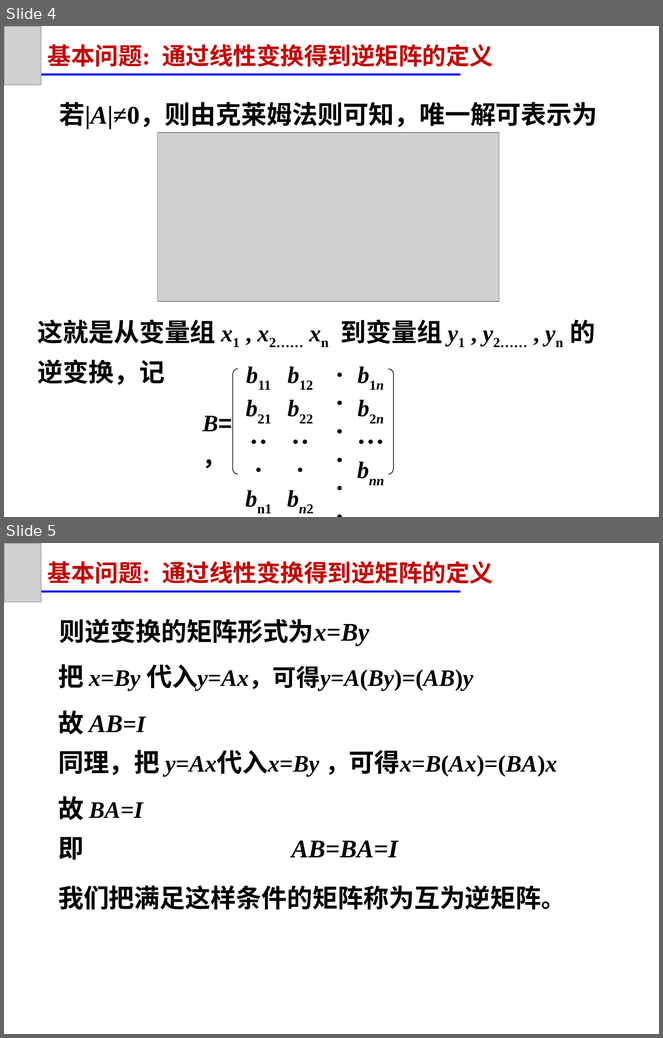
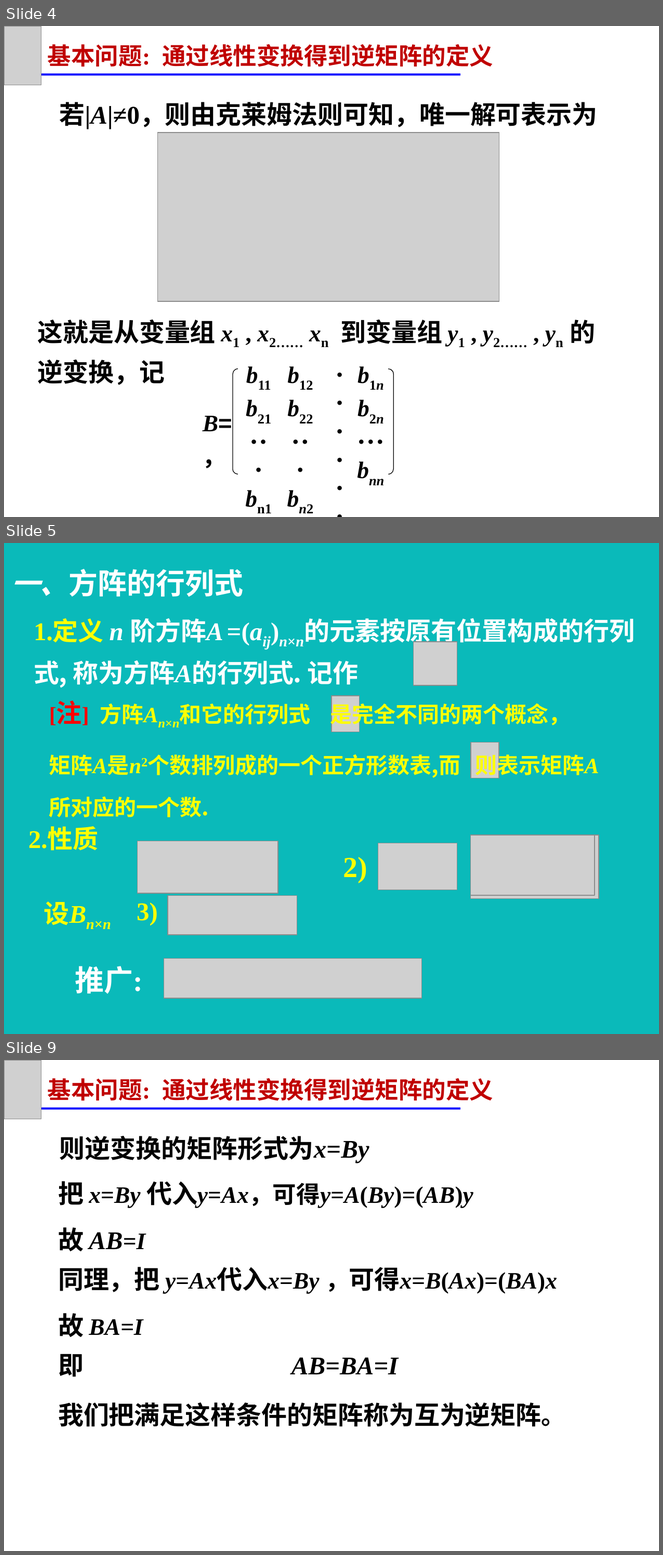
Before and after one commit to zeemeil/zeemeil.github.io, a slide deck: files/2025_2_LM/1024_0203.pptx. Shown one above the other, each under a label of ours: slides 4 and 5 before the commit, slides 4, 5 and 9 after it; the slides between them are not shown. The pictures are 663x1038 and 663x1555 pixels, drawn with LibreOffice and Linux fonts; fonts in the diff are those of the drawing; grey boxes stand for pictures. Boxes give left, top, right and bottom in pixels: in the first picture for what was removed or moved away, otherwise in the second. Text is boxed around its words. In the diff, an @@ line names an element or a change of style, - is before the commit and + after.

```diff
--- a/files/2025_2_LM/1024_0203.pptx
+++ b/files/2025_2_LM/1024_0203.pptx
@@ slide 5 added at (x1=4, y1=543, x2=659, y2=1034), background #0ABABA @@
@@ text added at (x1=10, y1=569, x2=244, y2=597), 32 pt, text #FFFFFF, bold @@
+一、方阵的行列式
@@ text added at (x1=34, y1=618, x2=359, y2=685), 28 pt, text #FFFFFF, bold @@
+1.定义 n 阶方阵A =(aij)n×n的元素按原有位置构成的行列式, 称为方阵A的行列式. 记作
@@ picture added at (x1=414, y1=642, x2=457, y2=686) @@
@@ picture added at (x1=332, y1=696, x2=360, y2=732) @@
@@ text added at (x1=49, y1=701, x2=599, y2=779), 24 pt, text #FFFF00, bold @@
+[注] 方阵An×n和它的行列式 是完全不同的两个概念，
+矩阵A是n2个数排列成的一个正方形数表,而 则表示矩阵A所对应的一个数.
@@ picture added at (x1=471, y1=742, x2=500, y2=778) @@
@@ text added at (x1=28, y1=828, x2=99, y2=851), 28 pt, text #FFFF00, bold @@
+2.性质
@@ picture added at (x1=470, y1=835, x2=598, y2=899) @@
@@ picture added at (x1=470, y1=835, x2=594, y2=896) @@
@@ picture added at (x1=137, y1=841, x2=278, y2=893) @@
@@ picture added at (x1=378, y1=843, x2=457, y2=890) @@
@@ text added at (x1=343, y1=857, x2=367, y2=883), 32 pt, text #FFFF00, bold @@
+2)
@@ picture added at (x1=168, y1=896, x2=297, y2=936) @@
@@ text added at (x1=44, y1=902, x2=111, y2=929), 28 pt, text #FFFF00, bold, italic @@
+设Bn×n
@@ text added at (x1=137, y1=903, x2=158, y2=926), 28 pt, text #FFFF00, bold @@
+3)
@@ picture added at (x1=164, y1=958, x2=422, y2=999) @@
@@ text added at (x1=75, y1=966, x2=143, y2=994), 32 pt, text #FFFFFF, bold @@
+推广:
@@ what was slide 5 is now slide 9 @@
```
Also in this commit, not shown: 11 other slides added, 4 other files.
